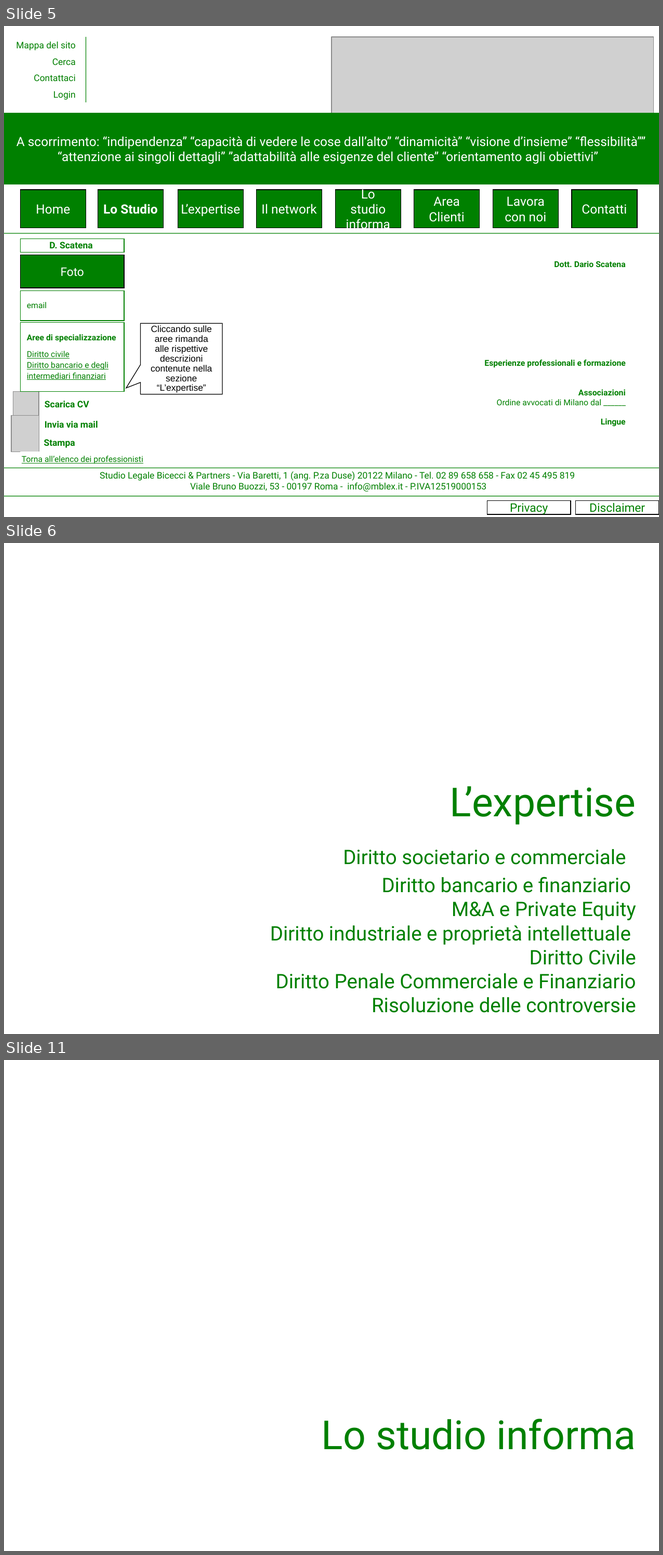
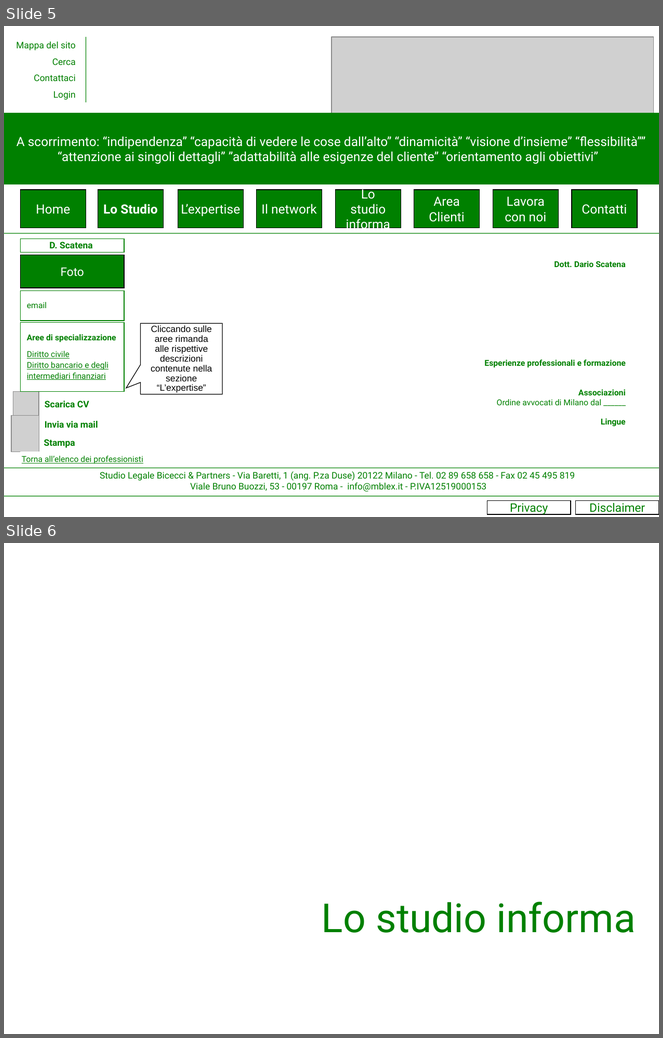
Before and after one commit to grentis/__mblex__, a slide deck: mokup/Sito internet Bicecci&Partners2.ppt. Shown one above the other, each under a label of ours: slides 5, 6 and 11 before the commit, slides 5 and 6 after it; the slides between them are not shown. The pictures are 663x1555 and 663x1038 pixels, drawn with LibreOffice and Linux fonts; fonts in the diff are those of the drawing; grey boxes stand for pictures. Boxes give left, top, right and bottom in pixels: in the first picture for what was removed or moved away, otherwise in the second. Text is boxed around its words. In the diff, an @@ line names an element or a change of style, - is before the commit and + after.

```diff
--- a/mokup/Sito internet Bicecci&Partners2.ppt
+++ b/mokup/Sito internet Bicecci&Partners2.ppt
@@ slide 6 removed at [4, 543, 659, 1034], background #FFFFFF @@
@@ title removed at [270, 786, 636, 1013] @@
-L’expertise
-Diritto societario e commerciale
-Diritto bancario e finanziario
-M&A e Private Equity
-Diritto industriale e proprietà intellettuale
-Diritto Civile
-Diritto Penale Commerciale e Finanziario
-Risoluzione delle controversie
@@ what was slide 11 is now slide 6 @@
```
Also in this commit, not shown: 5 other slides removed, 12 other files.
